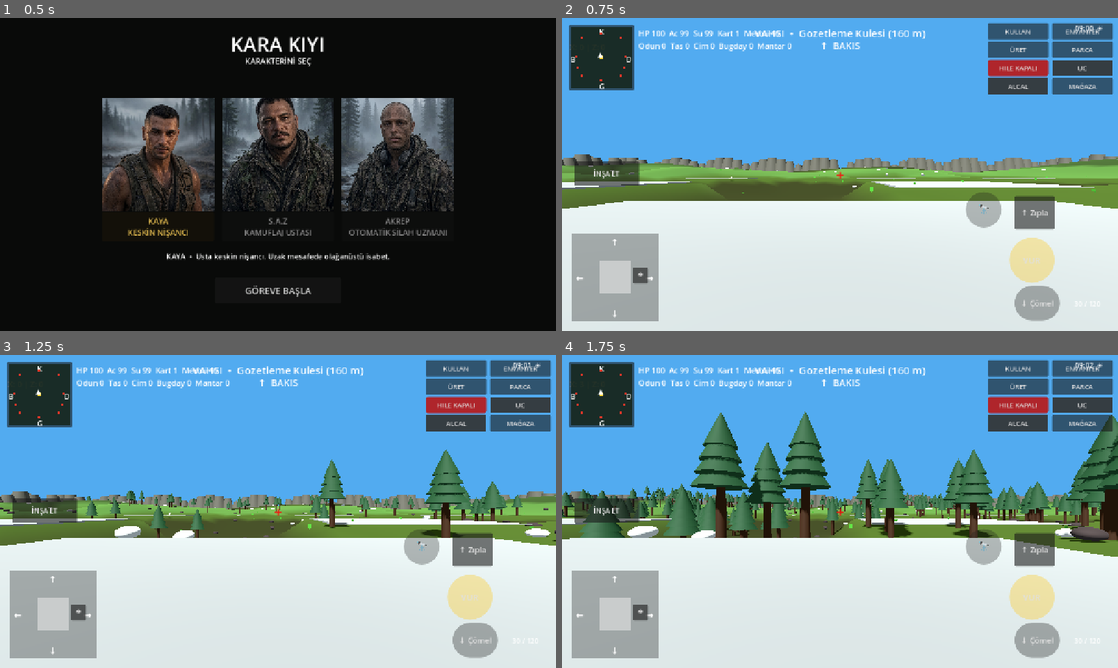
Above: before the commit, frames 1-4 (two rows, left to right).
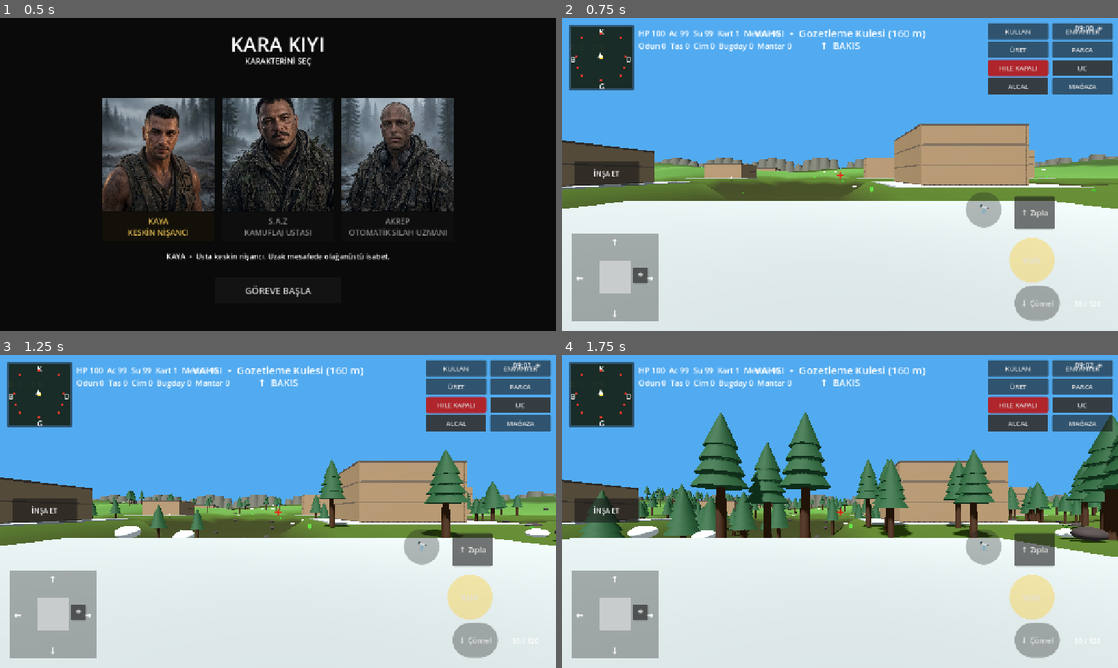
Above: after the commit, the same moments.

Repository: cantrsx-blip/GrayCardWars
Game: Godot game, scene res://scenes/Intro.tscn
The game is run twice, just before and just after one commit, with the same random seed, the same clock (stepped at 60 frames per second) and the same inputs.
Inputs (mouse positions are in pixels of both pictures, inside the frame that each line leads up to):
- Up to frame 1 (0.5 s): no input
- Up to frame 2 (0.75 s): click "GÖREVE BAŞLA" at 0.5 s
- Up to frame 3 (1.25 s): no input
- Up to frame 4 (1.75 s): tap Enter at 1.25 s; move the mouse to (962, 495) at 1.27 s; hold D (move_right) from 1.28 s (still down); hold B (build_boat) from 1.28 s (still down); click (962, 495) at 1.42 s

Frame 1 is identical in both runs. In frame 2, 7.3% of the frame differs, in the area x 0-85%, y 33-54%; in frame 3, 6.1%; in frame 4, 4.1%.

Commit message:
feat: 19 yerleşime 1-4 katlı merdivenli evler ekle

Diff:
--- a/scripts/main.gd
+++ b/scripts/main.gd
@@ -449,6 +449,7 @@
 	_build_settlement_areas()
 	_build_map_edge_mountains()
 	_build_corner_settlements()
+	_build_settlement_houses()
 
 func _build_corner_settlements() -> void:
 	# All 20 settlements are distributed in the free interior. No four-corner lock.
@@ -484,6 +485,46 @@
 		for col in 5:
 			var p=Vector3(start.x+x_dir*float(col)*5.0,.10,start.z+z_dir*float(row)*5.0)
 			_add_settlement_concrete_tile(p)
+
+func _build_settlement_houses() -> void:
+	# Ready-made houses are a removable layer. The central settlement stays empty for the player.
+	var centers=[
+		Vector3(-105,0,-165),Vector3(-55,0,-165),Vector3(55,0,-165),Vector3(105,0,-165),
+		Vector3(-105,0,-100),Vector3(-50,0,-100),Vector3(20,0,-105),Vector3(75,0,-100),
+		Vector3(-100,0,-35),Vector3(-45,0,-35),Vector3(20,0,-40),Vector3(80,0,-35),
+		Vector3(-100,0,35),Vector3(-45,0,35),Vector3(20,0,35),Vector3(80,0,35),
+		Vector3(-95,0,95),Vector3(-35,0,100),Vector3(35,0,95),Vector3(95,0,95)
+	]
+	for i in 19:
+		_add_ready_house(centers[i],1+(i%4))
+
+func _house_box(root:Node3D,p:Vector3,size:Vector3,col:Color) -> void:
+	var body=StaticBody3D.new(); body.position=p
+	var mi=MeshInstance3D.new(); var box=BoxMesh.new(); box.size=size; mi.mesh=box; mi.material_override=_simple_mat(col); body.add_child(mi)
+	var cs=CollisionShape3D.new(); var sh=BoxShape3D.new(); sh.size=size; cs.shape=sh; body.add_child(cs); root.add_child(body)
+
+func _add_ready_house(center:Vector3,storeys:int) -> void:
+	var root=Node3D.new(); root.name="SettlementHouse"; root.position=Vector3(center.x,0,center.z); root.set_meta("removable_settlement_house",true); add_child(root)
+	var wall_col=Color(.43,.34,.24); var floor_col=Color(.30,.25,.20)
+	for level in storeys:
+		var y=.2+float(level)*3.0
+		_house_box(root,Vector3(0,y,0),Vector3(16,.25,16),floor_col)
+		_house_box(root,Vector3(-7.8,y+1.5,0),Vector3(.35,3,16),wall_col)
+		_house_box(root,Vector3(7.8,y+1.5,0),Vector3(.35,3,16),wall_col)
+		_house_box(root,Vector3(0,y+1.5,7.8),Vector3(16,3,.35),wall_col)
+		# Front wall leaves a central doorway.
+		_house_box(root,Vector3(-5,y+1.5,-7.8),Vector3(6,3,.35),wall_col)
+		_house_box(root,Vector3(5,y+1.5,-7.8),Vector3(6,3,.35),wall_col)
+		if level<storeys-1:
+			for step in 7:
+				_house_box(root,Vector3(-3.5+float(step),y+.25+float(step)*.42,1.5),Vector3(1.2,.28,3.2),floor_col)
+	_house_box(root,Vector3(0,.2+float(storeys)*3.0,0),Vector3(16,.3,16),Color(.24,.20,.17))
+
+func remove_settlement_houses() -> void:
+	# Removes only ready-made houses; all 20 concrete settlement pads remain.
+	for child in get_children():
+		if child is Node3D and child.get_meta("removable_settlement_house",false):
+			child.queue_free()
 
 func _add_settlement_concrete_tile(p:Vector3) -> void:
 	var body=StaticBody3D.new(); body.position=p
